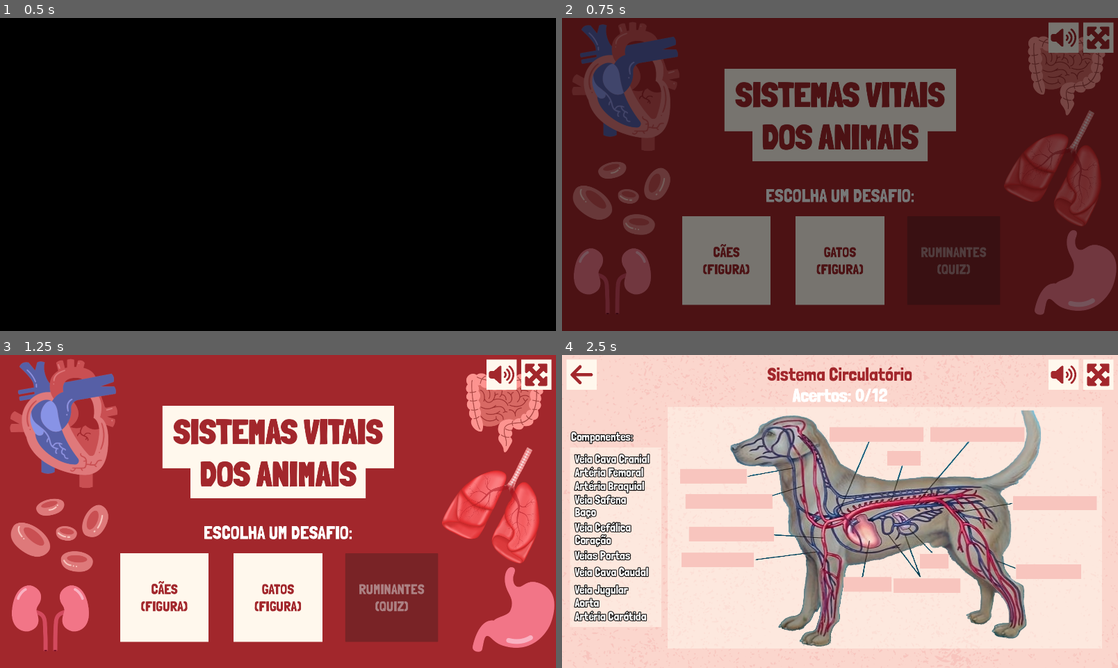
Above: before the commit, frames 1-4 (two rows, left to right).
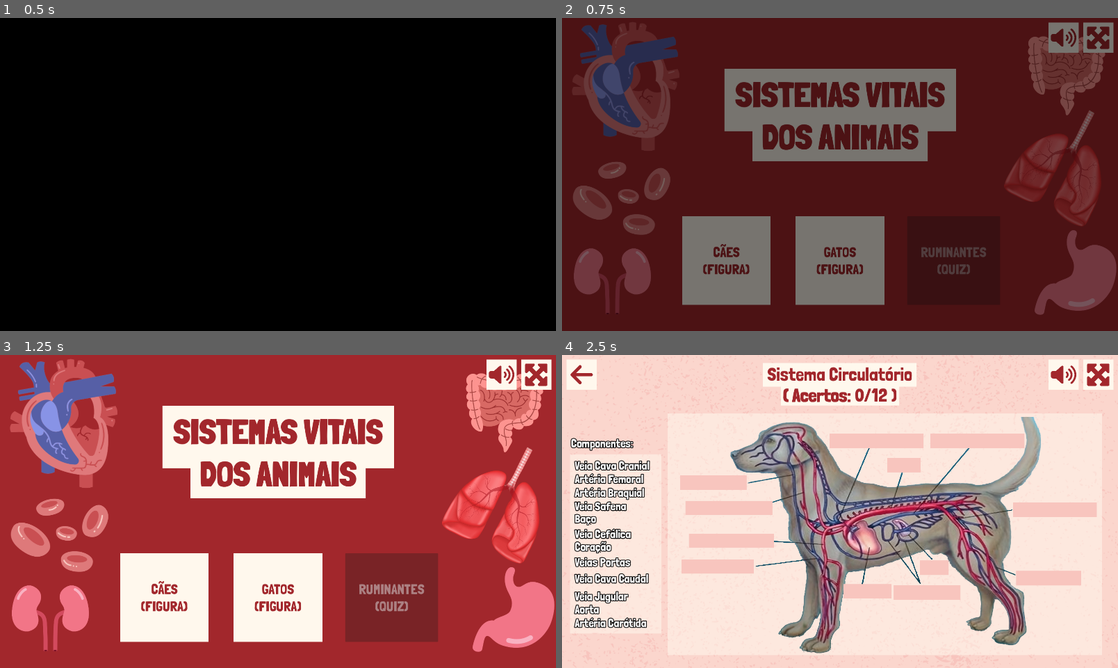
Above: after the commit, the same moments.

Repository: telmotrooper/vet-game
Game: Godot game, scene res://main.tscn
Two runs of this game, one before a commit and one after it. Both use one fixed random seed, a clock stepped at 60 frames per second and the inputs below.
Inputs (mouse positions are in pixels of both pictures, inside the frame that each line leads up to):
- Up to frame 1 (0.5 s): no input
- Up to frame 2 (0.75 s): tap Enter at 0.5 s
- Up to frame 3 (1.25 s): no input
- Up to frame 4 (2.5 s): click "CÃES (FIGURA)" at 1.25 s; click (1095, 373) at 2 s

Frame 1 is identical in both runs. In frame 2, 0.7% of the frame differs, in the area x 36-64%, y 54-59%; in frame 3, 0.7%; in frame 4, 28%, in the area x 1-98%, y 2-96%.

Commit message:
reorganized dog project

Diff:
--- a/dog_level/dog_level.tscn
+++ b/dog_level/dog_level.tscn
@@ -54,14 +54,14 @@
 [node name="ColorRect2" type="ColorRect" parent="Background"]
 self_modulate = Color(1, 1, 1, 0.509804)
 offset_left = 365.0
-offset_top = 179.0
+offset_top = 202.0
 offset_right = 1865.0
-offset_bottom = 1013.0
+offset_bottom = 1036.0
 mouse_filter = 2
 color = Color(1, 0.972549, 0.929412, 1)
 
 [node name="DogFigure" type="Sprite2D" parent="Background"]
-position = Vector2(1122.4, 609.2)
+position = Vector2(1122.4, 632.2)
 scale = Vector2(0.6, 0.6)
 texture = ExtResource("5_et6nn")
 
@@ -76,6 +76,17 @@
 
 [node name="BackButton" parent="Background" instance=ExtResource("8_tbklm")]
 pivot_offset = Vector2(20, 20)
+
+[node name="ColorRect3" type="ColorRect" parent="Background"]
+anchors_preset = 5
+anchor_left = 0.5
+anchor_right = 0.5
+offset_left = -205.0
+offset_top = 93.0
+offset_right = 205.0
+offset_bottom = 174.0
+grow_horizontal = 2
+color = Color(1, 0.972549, 0.929412, 1)
 
 [node name="Score" type="RichTextLabel" parent="Background"]
 unique_name_in_owner = true
@@ -89,7 +100,7 @@
 grow_horizontal = 2
 mouse_filter = 2
 bbcode_enabled = true
-text = "[center][b]Acertos:[/b] 0/1[/center]"
+text = "[center][b]( Acertos:[/b] 0/1 )[/center]"
 
 [node name="VolumeButton" parent="Background" instance=ExtResource("9_5id82")]
 anchors_preset = 1
@@ -108,9 +119,9 @@
 z_index = -1
 layout_mode = 0
 offset_left = 408.4
-offset_top = 393.2
+offset_top = 416.2
 offset_right = 638.4
-offset_bottom = 443.2
+offset_bottom = 466.2
 texture = ExtResource("10_10lmo")
 expand_mode = 1
 script = ExtResource("11_suqmt")
@@ -120,9 +131,9 @@
 z_index = -1
 layout_mode = 0
 offset_left = 426.4
-offset_top = 480.2
+offset_top = 503.2
 offset_right = 726.4
-offset_bottom = 530.2
+offset_bottom = 553.2
 texture = ExtResource("10_10lmo")
 expand_mode = 1
 script = ExtResource("11_suqmt")
@@ -132,9 +143,9 @@
 z_index = -1
 layout_mode = 0
 offset_left = 438.4
-offset_top = 593.2
+offset_top = 616.2
 offset_right = 733.4
-offset_bottom = 643.2
+offset_bottom = 666.2
 texture = ExtResource("10_10lmo")
 expand_mode = 1
 script = ExtResource("11_suqmt")
@@ -144,9 +155,9 @@
 z_index = -1
 layout_mode = 0
 offset_left = 413.4
-offset_top = 682.2
+offset_top = 705.2
 offset_right = 663.4
-offset_bottom = 732.2
+offset_bottom = 755.2
 texture = ExtResource("10_10lmo")
 expand_mode = 1
 script = ExtResource("11_suqmt")
@@ -156,9 +167,9 @@
 z_index = -1
 layout_mode = 0
 offset_left = 973.4
-offset_top = 767.2
+offset_top = 790.2
 offset_right = 1138.4
-offset_bottom = 817.2
+offset_bottom = 840.2
 texture = ExtResource("10_10lmo")
 expand_mode = 1
 script = ExtResource("11_suqmt")
@@ -168,9 +179,9 @@
 z_index = -1
 layout_mode = 0
 offset_left = 1146.4
-offset_top = 771.2
+offset_top = 794.2
 offset_right = 1376.4
-offset_bottom = 821.2
+offset_bottom = 844.2
 texture = ExtResource("10_10lmo")
 expand_mode = 1
 script = ExtResource("11_suqmt")
@@ -180,9 +191,9 @@
 z_index = -1
 layout_mode = 0
 offset_left = 1235.4
-offset_top = 686.2
+offset_top = 709.2
 offset_right = 1335.4
-offset_bottom = 736.2
+offset_bottom = 759.2
 texture = ExtResource("10_10lmo")
 expand_mode = 1
 script = ExtResource("11_suqmt")
@@ -192,9 +203,9 @@
 z_index = -1
 layout_mode = 0
 offset_left = 1568.4
-offset_top = 722.2
+offset_top = 745.2
 offset_right = 1793.4
-offset_bottom = 772.2
+offset_bottom = 795.2
 texture = ExtResource("10_10lmo")
 expand_mode = 1
 script = ExtResource("11_suqmt")
@@ -204,9 +215,9 @@
 z_index = -1
 layout_mode = 0
 offset_left = 1557.4
-offset_top = 486.2
+offset_top = 509.2
 offset_right = 1847.4
-offset_bottom = 536.2
+offset_bottom = 559.2
 texture = ExtResource("10_10lmo")
 expand_mode = 1
 script = ExtResource("11_suqmt")
@@ -216,9 +227,9 @@
 z_index = -1
 layout_mode = 0
 offset_left = 1272.4
-offset_top = 249.2
+offset_top = 272.2
 offset_right = 1597.4
-offset_bottom = 299.2
+offset_bottom = 322.2
 texture = ExtResource("10_10lmo")
 expand_mode = 1
 script = ExtResource("11_suqmt")
@@ -228,9 +239,9 @@
 z_index = -1
 layout_mode = 0
 offset_left = 1123.4
-offset_top = 332.2
+offset_top = 355.2
 offset_right = 1238.4
-offset_bottom = 382.2
+offset_bottom = 405.2
 texture = ExtResource("10_10lmo")
 expand_mode = 1
 script = ExtResource("11_suqmt")
@@ -240,9 +251,9 @@
 z_index = -1
 layout_mode = 0
 offset_left = 924.4
-offset_top = 249.2
+offset_top = 272.2
 offset_right = 1249.4
-offset_bottom = 299.2
+offset_bottom = 322.2
 texture = ExtResource("10_10lmo")
 expand_mode = 1
 script = ExtResource("11_suqmt")
@@ -252,9 +263,9 @@
 
 [node name="VeiaJugular" type="Label" parent="Pieces"]
 offset_left = 44.0
-offset_top = 786.0
+offset_top = 809.0
 offset_right = 228.0
-offset_bottom = 835.0
+offset_bottom = 858.0
 mouse_filter = 1
 text = "Veia Jugular"
 horizontal_alignment = 1
@@ -262,9 +273,9 @@
 
 [node name="ArteriaFemoral" type="Label" parent="Pieces"]
 offset_left = 44.0
-offset_top = 381.0
+offset_top = 404.0
 offset_right = 281.0
-offset_bottom = 430.0
+offset_bottom = 453.0
 mouse_filter = 1
 text = "Artéria Femoral"
 horizontal_alignment = 1
@@ -272,9 +283,9 @@
 
 [node name="ArteriaCarotida" type="Label" parent="Pieces"]
 offset_left = 44.0
-offset_top = 878.0
+offset_top = 901.0
 offset_right = 292.0
-offset_bottom = 927.0
+offset_bottom = 950.0
 mouse_filter = 1
 text = "Artéria Carótida"
 horizontal_alignment = 1
@@ -282,9 +293,9 @@
 
 [node name="ArteriaBraquial" type="Label" parent="Pieces"]
 offset_left = 44.0
-offset_top = 428.0
+offset_top = 451.0
 offset_right = 284.0
-offset_bottom = 477.0
+offset_bottom = 500.0
 mouse_filter = 1
 text = "Artéria Braquial"
 horizontal_alignment = 1
@@ -292,9 +303,9 @@
 
 [node name="VeiaCefalica" type="Label" parent="Pieces"]
 offset_left = 44.0
-offset_top = 571.0
+offset_top = 594.0
 offset_right = 238.0
-offset_bottom = 620.0
+offset_bottom = 643.0
 mouse_filter = 1
 text = "Veia Cefálica"
 horizontal_alignment = 1
@@ -302,9 +313,9 @@
 
 [node name="Coracao" type="Label" parent="Pieces"]
 offset_left = 44.0
-offset_top = 615.0
+offset_top = 638.0
 offset_right = 170.0
-offset_bottom = 664.0
+offset_bottom = 687.0
 mouse_filter = 1
 text = "Coração"
 horizontal_alignment = 1
@@ -312,9 +323,9 @@
 
 [node name="VeiasPortas" type="Label" parent="Pieces"]
 offset_left = 44.0
-offset_top = 668.0
+offset_top = 691.0
 offset_right = 236.0
-offset_bottom = 717.0
+offset_bottom = 740.0
 mouse_filter = 1
 text = "Veias Portas"
 horizontal_alignment = 1
@@ -322,9 +333,9 @@
 
 [node name="Baco" type="Label" parent="Pieces"]
 offset_left = 44.0
-offset_top = 518.0
+offset_top = 541.0
 offset_right = 118.0
-offset_bottom = 567.0
+offset_bottom = 590.0
 mouse_filter = 1
 text = "Baço"
 horizontal_alignment = 1
@@ -332,9 +343,9 @@
 
 [node name="VeiaSafena" type="Label" parent="Pieces"]
 offset_left = 44.0
-offset_top = 475.0
+offset_top = 498.0
 offset_right = 222.0
-offset_bottom = 524.0
+offset_bottom = 547.0
 mouse_filter = 1
 text = "Veia Safena"
 horizontal_alignment = 1
@@ -342,9 +353,9 @@
 
 [node name="VeiaCavaCaudal" type="Label" parent="Pieces"]
 offset_left = 44.0
-offset_top = 725.0
+offset_top = 748.0
 offset_right = 298.0
-offset_bottom = 774.0
+offset_bottom = 797.0
 mouse_filter = 1
 text = "Veia Cava Caudal"
 horizontal_alignment = 1
@@ -352,9 +363,9 @@
 
 [node name="Aorta" type="Label" parent="Pieces"]
 offset_left = 44.0
-offset_top = 831.0
+offset_top = 854.0
 offset_right = 128.0
-offset_bottom = 880.0
+offset_bottom = 903.0
 mouse_filter = 1
 text = "Aorta"
 horizontal_alignment = 1
@@ -362,9 +373,9 @@
 
 [node name="VeiaCavaCranial" type="Label" parent="Pieces"]
 offset_left = 44.0
-offset_top = 335.0
+offset_top = 358.0
 offset_right = 302.0
-offset_bottom = 384.0
+offset_bottom = 407.0
 mouse_filter = 1
 text = "Veia Cava Cranial"
 horizontal_alignment = 1
@@ -372,9 +383,9 @@
 
 [node name="Label" type="Label" parent="Pieces"]
 offset_left = 31.0
-offset_top = 258.0
+offset_top = 281.0
 offset_right = 289.0
-offset_bottom = 307.0
+offset_bottom = 330.0
 text = "Componentes:"
 
 [node name="VictoryPanel" type="PanelContainer" parent="."]
@@ -458,6 +469,14 @@
 text = "Continuar"
 script = ExtResource("16_y7wcw")
 
+[node name="ColorRect2" type="ColorRect" parent="."]
+layout_mode = 0
+offset_left = 694.0
+offset_top = 28.0
+offset_right = 1225.0
+offset_bottom = 109.0
+color = Color(1, 0.972549, 0.929412, 1)
+
 [node name="Label" type="Label" parent="."]
 layout_mode = 1
 anchors_preset = 5
@@ -475,9 +494,9 @@
 [node name="ColorRect" type="ColorRect" parent="."]
 self_modulate = Color(1, 1, 1, 0.509804)
 offset_left = 28.0
-offset_top = 319.0
+offset_top = 342.0
 offset_right = 344.0
-offset_bottom = 938.0
+offset_bottom = 961.0
 mouse_filter = 2
 color = Color(1, 0.972549, 0.929412, 1)
 
--- a/level.gd
+++ b/level.gd
@@ -6,7 +6,7 @@
 var slot_counter: int
 var score := 0
 
-const base_text := "[center][b]Acertos:[/b] %d/%d[/center]"
+const base_text := "[center][b]( Acertos:[/b] %d/%d )[/center]"
 
 func _ready() -> void:
 	%VictoryPanel.visible = false
--- a/theme.tres
+++ b/theme.tres
@@ -58,6 +58,7 @@
 MarginContainer/constants/margin_right = 20
 MarginContainer/constants/margin_top = 20
 PanelContainer/styles/panel = SubResource("StyleBoxFlat_7ch7u")
+RichTextLabel/colors/default_color = Color(0.635294, 0.152941, 0.172549, 1)
 RichTextLabel/font_sizes/bold_font_size = 64
 RichTextLabel/font_sizes/normal_font_size = 64
 RichTextLabel/fonts/bold_font = ExtResource("2_iogpy")
